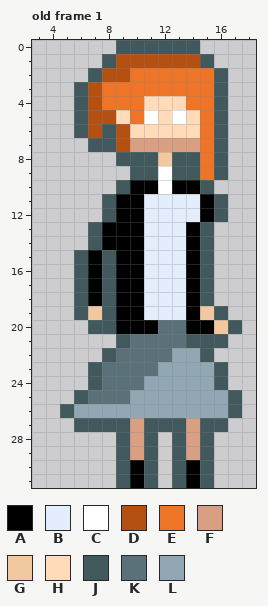
Edited in one commit: pixel-art file (assets/art/SpriteCharacters/Maybe Shy girl sprite.aseprite). The first picture shows the starting point.
32x32 pixels, 1 frame. Shown: old frame 1: x 3..18, y 0..31. The commit also changed other frames, which this record leaves out.
Palette (. is transparent): A #000000  B #e4edfb  C #ffffff  D #b45112  E #ee7528  F #d99f83  G #f2c8a0  H #ffdbb9  J #41595c  K #5a7179  L #91a8b4
Pixels before, old frame 1, first column x 5:
 0 ....JJJJJJ...
 1 ...JDDDDDDJ..
 2 ..JDDEEEEEEJ.
 3 .JDEEEEEEEEJ.
 4 .JDEEEHHHEEJ.
 5 .JDDHECHCHEJ.
 6 .JDJDHHHHHEJ.
 7 ..JJDFFFFFEJ.
 8 ....JJJGJJEJ.
 9 .....JJCJJEJ.
10 ....JAACAAJ..
11 ...JAABBBBAJ.
12 ...JAABBBBAJ.
13 ..JAAABBBAJ..
14 ..JAAABBBAJ..
15 .JAJAABBBAJ..
16 .JAJAABBBAJ..
17 .JAJAABBBAJ..
18 .JAJAABBBAJ..
19 .JGJAABBBAGJ.
20 ..JJAAAKKAAGJ
21 ....JKKKKJJJ.
22 ...JKKKKLLJ..
23 ..JKKKKLLLLJ.
24 ..JKKKLLLLLJ.
25 .JKKKLLLLLLLJ
26 JLLLLLLLLLLLJ
27 .JJJJFJJJFJJ.
28 ....JFJ.JFJ..
29 ....JFJ.JFJ..
30 ....JAJ.JAJ..
31 ....JAJ.JAJ..
After the commit:
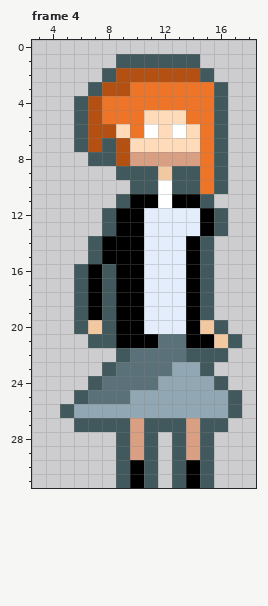
A new or re-ordered frame is compared with the old frame closest to it.
Edits made:
frames 1 -> 4
Frame 4 is new; against old frame 1:
Colour B becomes colour A in row 11 at x 11 and 13 to 14.
Colour G becomes colour A in row 19 at x 7.
Colour J becomes colour A in row 13 at x 15; in row 15 at x 8; in row 21 at x 9 and 14 to 15.
Colour K becomes colour A in row 21 at x 10 to 11.
Colour A becomes colour B in row 13 at x 14; in row 20 at x 11.
Colour K becomes colour B in row 20 at x 12 to 13.
Colour B becomes colour C in row 11 at x 12.
Colour H becomes colour C in row 6 at x 11 and 13.
Colour E becomes colour D in row 2 at x 10 to 14; in row 3 at x 8 to 9.
Colour J becomes colour D in row 6 at x 8; in row 7 at x 7; in row 8 at x 9.
Colour D becomes colour E in row 5 at x 8.
Colour H becomes colour E in row 4 at x 11 to 13; in row 5 at x 9 and 14; in row 6 at x 10.
Colour J becomes colour E in row 10 at x 15.
Colour G becomes colour F in row 8 at x 12.
Colour J becomes colour F in row 8 at x 10 to 11 and 13 to 14.
Colour A becomes colour G in row 20 at x 15.
Colour C becomes colour G in row 9 at x 12.
Colour J becomes colour G in row 20 at x 7; in row 21 at x 16.
Colour C becomes colour H in row 5 at x 11 and 13.
Colour D becomes colour H in row 6 at x 9.
Colour F becomes colour H in row 7 at x 10 to 14.
The author put colour J in row 7 at x 6; in row 8 at x 7 to 8; in row 9 at x 9; in row 10 at x 16; in row 13 at x 16; in row 20 at x 6.
The author put colour J in row 21 at x 7 to 8 and 17; in row 22 at x 16.
Colour A becomes colour J in row 10 at x 10 to 11 and 13 to 14; in row 11 at x 9 and 15; in row 13 at x 8; in row 15 at x 7.
Colour D becomes colour J in row 1 at x 9 to 14; in row 2 at x 8; in row 3 at x 7.
Colour E becomes colour J in row 2 at x 15.
Colour G becomes colour J in row 19 at x 15; in row 20 at x 16.
Colour K becomes colour J in row 22 at x 9; in row 23 at x 8.
Colour L becomes colour J in row 22 at x 14; in row 23 at x 15.
Colour L becomes colour K in row 22 at x 13; in row 23 at x 12; in row 24 at x 11.
Colour J is removed in row 0 at x 9 to 14; in row 1 at x 8 and 15; in row 2 at x 7 and 16; in row 3 at x 6; in row 10 at x 9; in row 11 at x 8 and 16.
Colour J is removed in row 13 at x 7; in row 15 at x 6; in row 19 at x 16; in row 20 at x 17; in row 22 at x 8; in row 23 at x 7 and 16.
